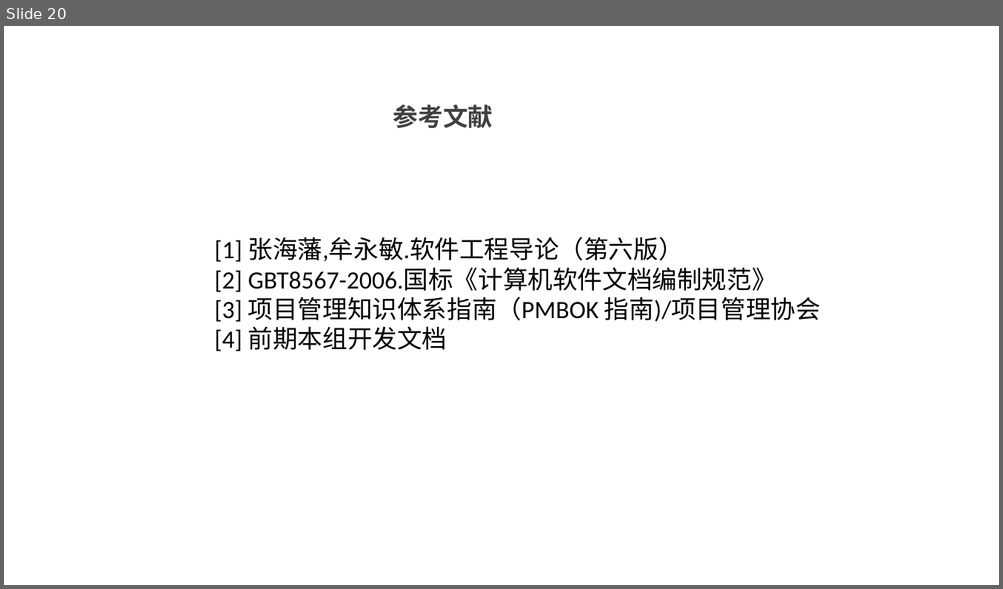
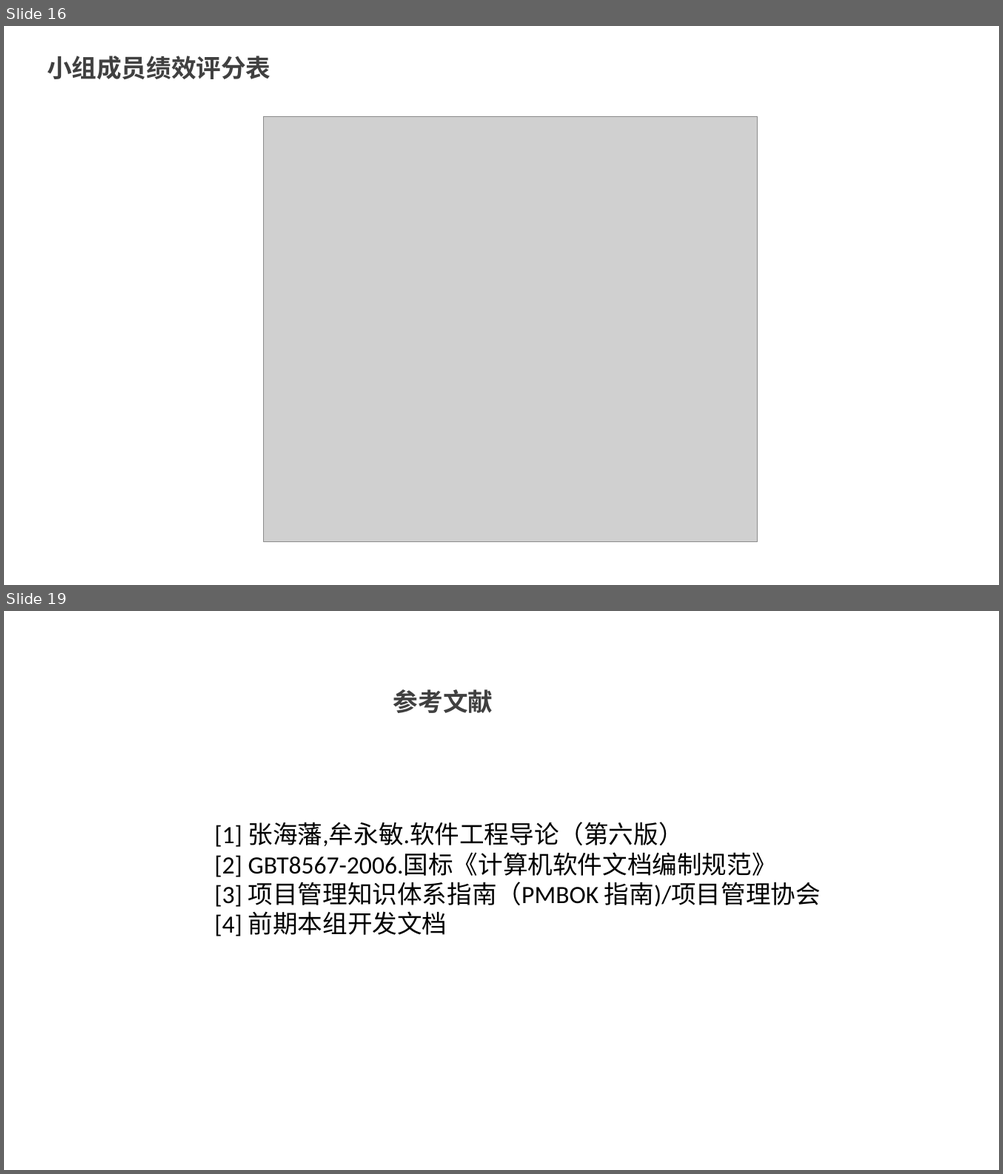
Before and after one commit to wo-ay/G10, a slide deck: 项目文档/文档与ppt/G10SRS评审PPT.pptx. Shown one above the other, each under a label of ours: slide 20 before the commit, slides 16 and 19 after it; the slides between them are not shown. The pictures are 1003x589 and 1003x1174 pixels, drawn with LibreOffice and Linux fonts; fonts in the diff are those of the drawing; grey boxes stand for pictures; background and template pictures are left out. Boxes give left, top, right and bottom in pixels: in the first picture for what was removed or moved away, otherwise in the second. Text is boxed around its words. In the diff, an @@ line names an element or a change of style, - is before the commit and + after.

```diff
--- a/项目文档/文档与ppt/G10SRS评审PPT.pptx
+++ b/项目文档/文档与ppt/G10SRS评审PPT.pptx
@@ slide 16 added at bbox=[4, 26, 999, 585], background picture (left out) @@
@@ text added at bbox=[47, 56, 270, 79], 24 pt, text #404040, bold @@
+小组成员绩效评分表
@@ picture added at bbox=[263, 117, 757, 543] @@
@@ what was slide 20 is now slide 19 @@
```
Also in this commit, not shown: 5 slides changed, 3 other slides added, 5 slides removed, 1 other file.
